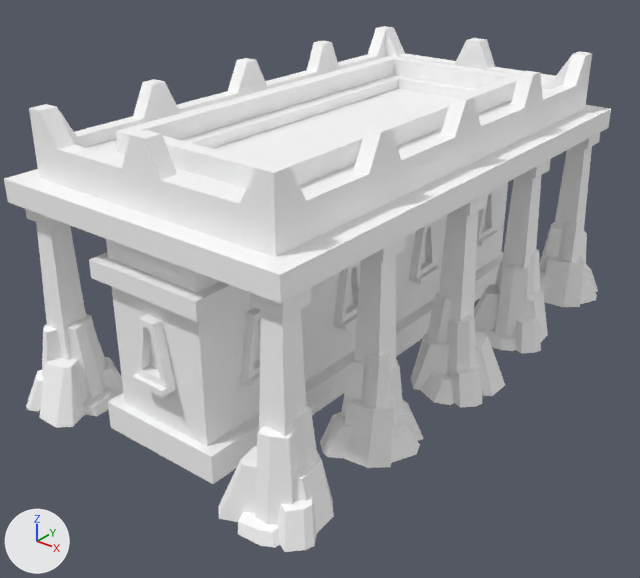
One commit to the FBX model Assets/Models/Undead/LargeLess_SF_Bld_Undead_Castle_Hall_01.fbx: the scene before it, then after it.
Before and after are seen from a 50 mm camera at (12.72, -16.97, 11.77) aimed at (-0.02, -1.05, 1.89). The lights are fixed; the arrows at lower left show +X, +Y and +Z. Where no turn or scale is listed for an object, it has been applied to the vertices.

Names of what the first picture shows: 'SF_Bld_Undead_Castle_Hall_01'.
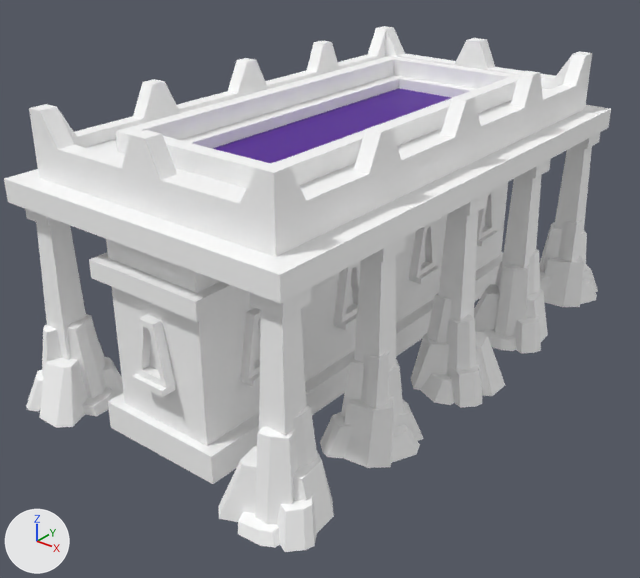
Pixel boxes (x1, y1, x2, y2) of what changed, in the pictures (640 x 578 px):
part 1 of me_mesh, recoloured (white to purple)
    both: (212, 88, 451, 164)

The change in detail:
Material 'lambert19' (mat_lambert19) is new.
Its base color is (0.0799, 0.0, 0.305) (purple #500096).
me_mesh has 1578 vertices, 2102 faces and spans x -4.55..4.55, y -7.49..7.49, z 0.0..7.11.
me_mesh is used by ob_sf_bld_undead_castle_hall_01; location (0.0, 0.0, 0.0).
me_mesh part 1: all 2 faces centred in x -0.49..0.5, y -1.74..1.52, z 5.82 switch from mat_pasted__pasted__lambert15 (its picture is missing) to mat_lambert19 (purple #500096).
